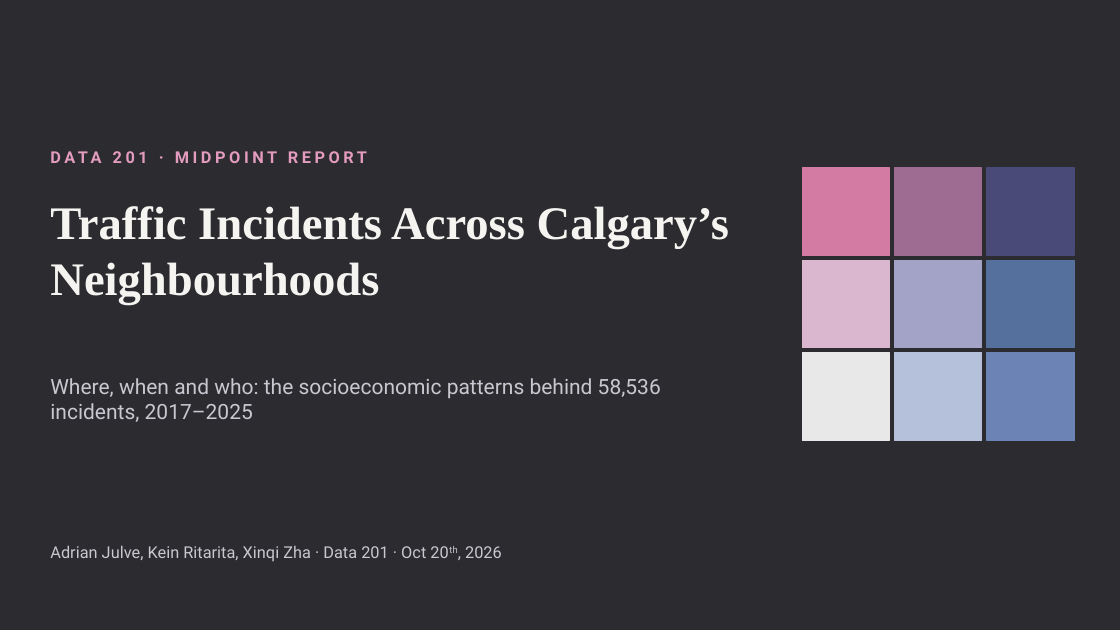
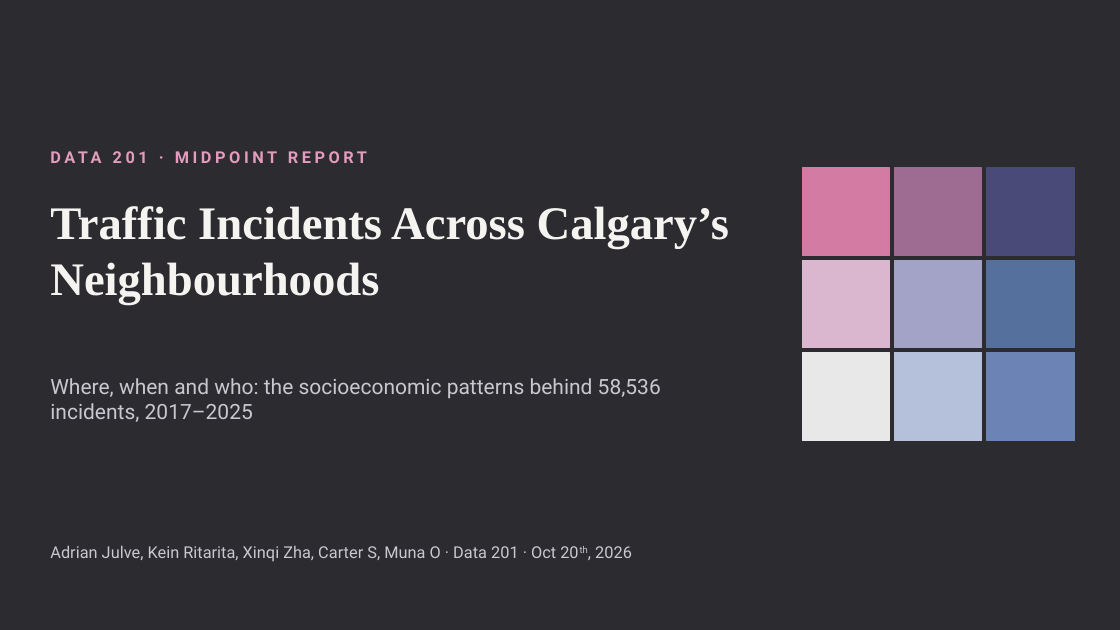
Before and after one commit to AdrianJulve/calgary-traffic-dashboard, a slide deck: slide 1 of Calgary Traffic Midpoint Presentation.pptx. Drawn at 1120x630 pixels with LibreOffice and Linux fonts; fonts in the diff are those of the drawing. Boxes give left, top, right and bottom in pixels: in the first picture for what was removed or moved away, otherwise in the second. Text is boxed around its words. In the diff, an @@ line names an element or a change of style, - is before the commit and + after.

```diff
--- a/Calgary Traffic Midpoint Presentation.pptx
+++ b/Calgary Traffic Midpoint Presentation.pptx
@@ text at bbox=[50, 546, 632, 561]: text changed @@
-Adrian Julve, Kein Ritarita, Xinqi Zha · Data 201 · Oct 20th, 2026
+Adrian Julve, Kein Ritarita, Xinqi Zha, Carter S, Muna O · Data 201 · Oct 20th, 2026
```
Also in this commit, not shown: 7 other slides changed, 1 slide added.
